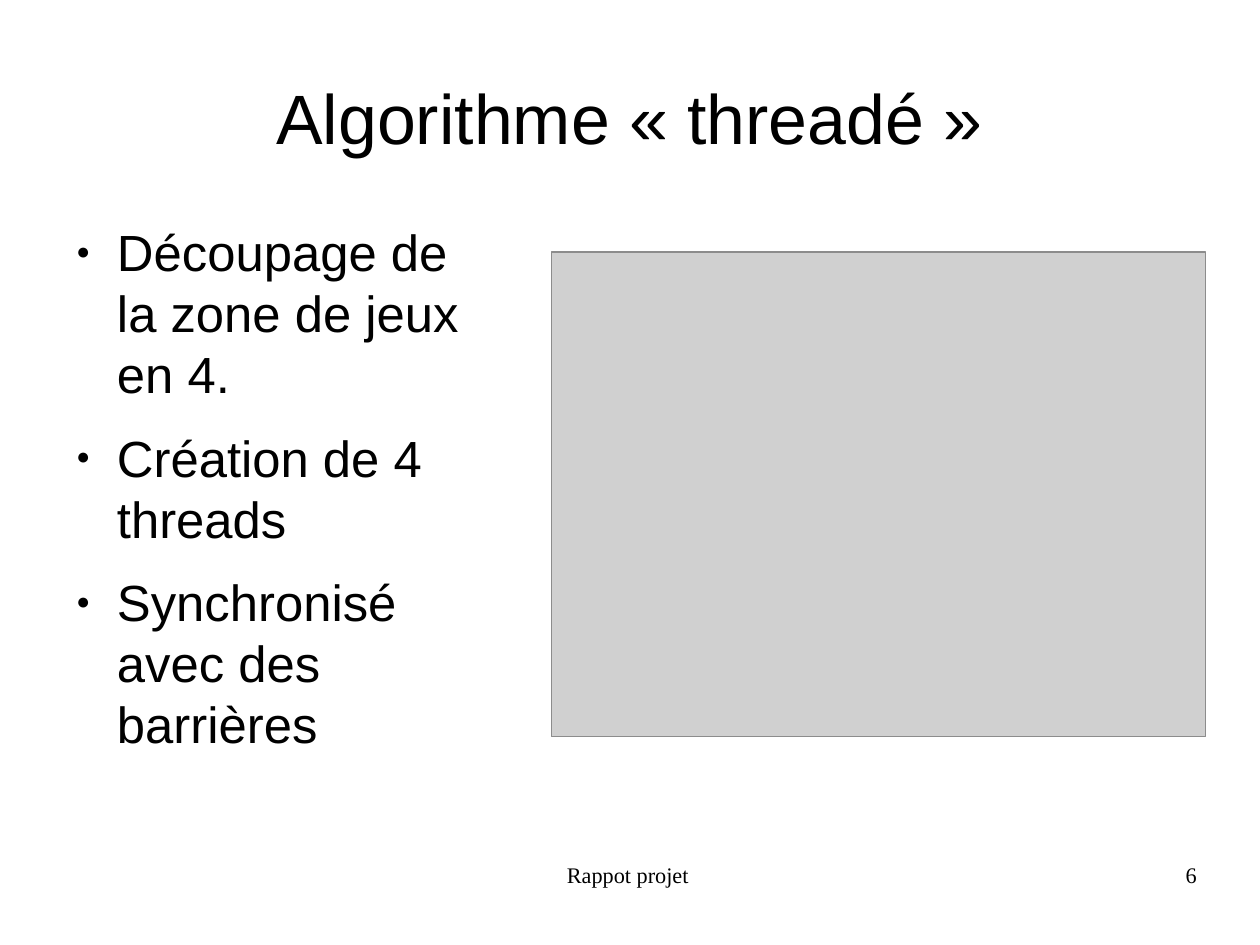
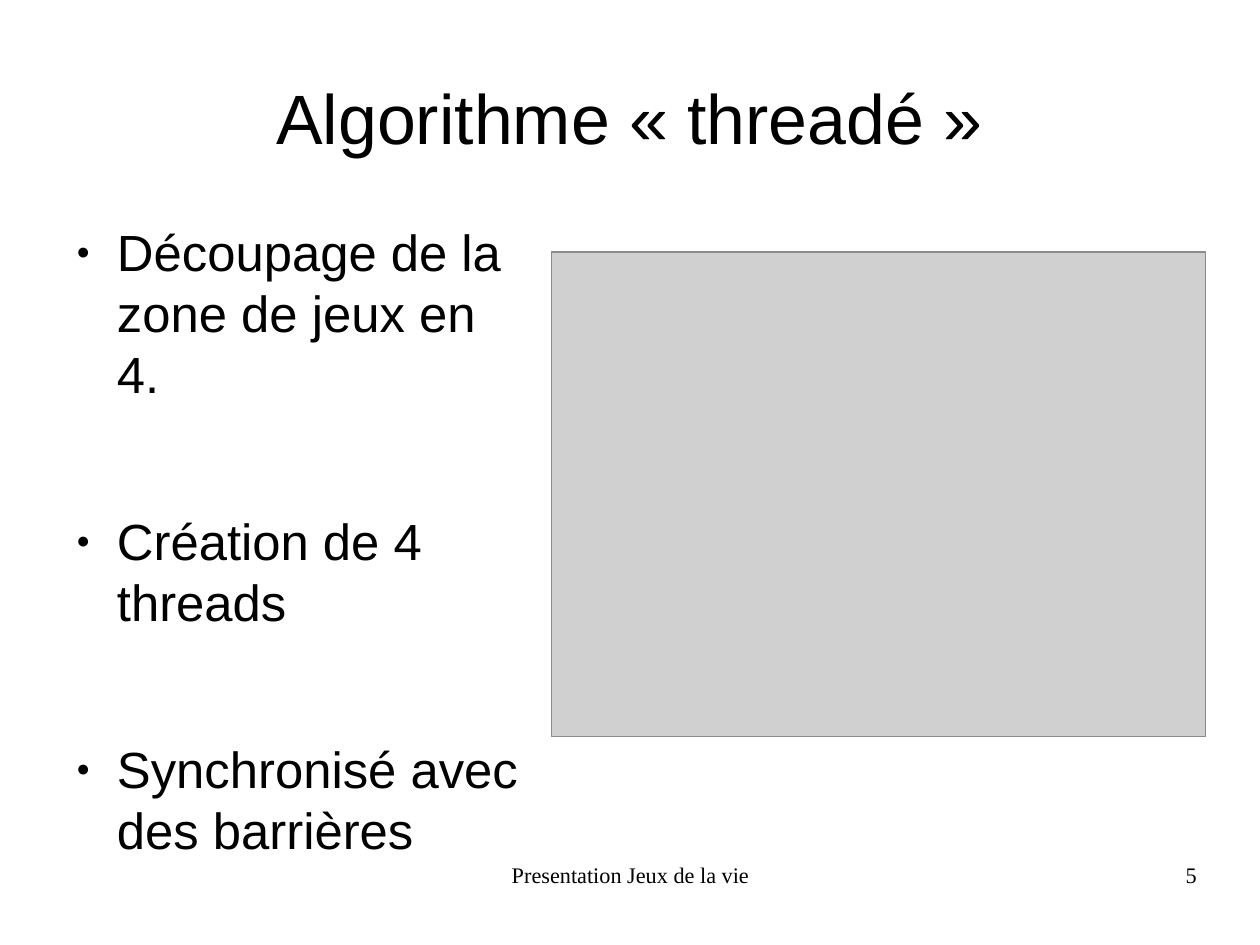
Before and after one commit to FabienInspiron/lifegame, a slide deck: slide 5 of Rapport/Presentation.odp (slide 6 before the commit). Drawn at 1260x945 pixels with LibreOffice and Linux fonts; fonts in the diff are those of the drawing; grey boxes stand for pictures. Boxes give left, top, right and bottom in pixels: in the first picture for what was removed or moved away, otherwise in the second. Text is boxed around its words. In the diff, an @@ line names an element or a change of style, - is before the commit and + after.

```diff
--- a/Rapport/Presentation.odp
+++ b/Rapport/Presentation.odp
@@ text "Découpage de la zone de ..." rewrapped from (117, 233, 458, 744) to (117, 233, 518, 850) @@
@@ text at (512, 867, 749, 884): text changed @@
-Rappot projet
+Presentation Jeux de la vie
@@ page number at (1186, 868, 1197, 884): text changed @@
-6
+5
```
Also in this commit, not shown: 10 other slides changed, 4 slides added, 1 slide removed, 8 other files.
